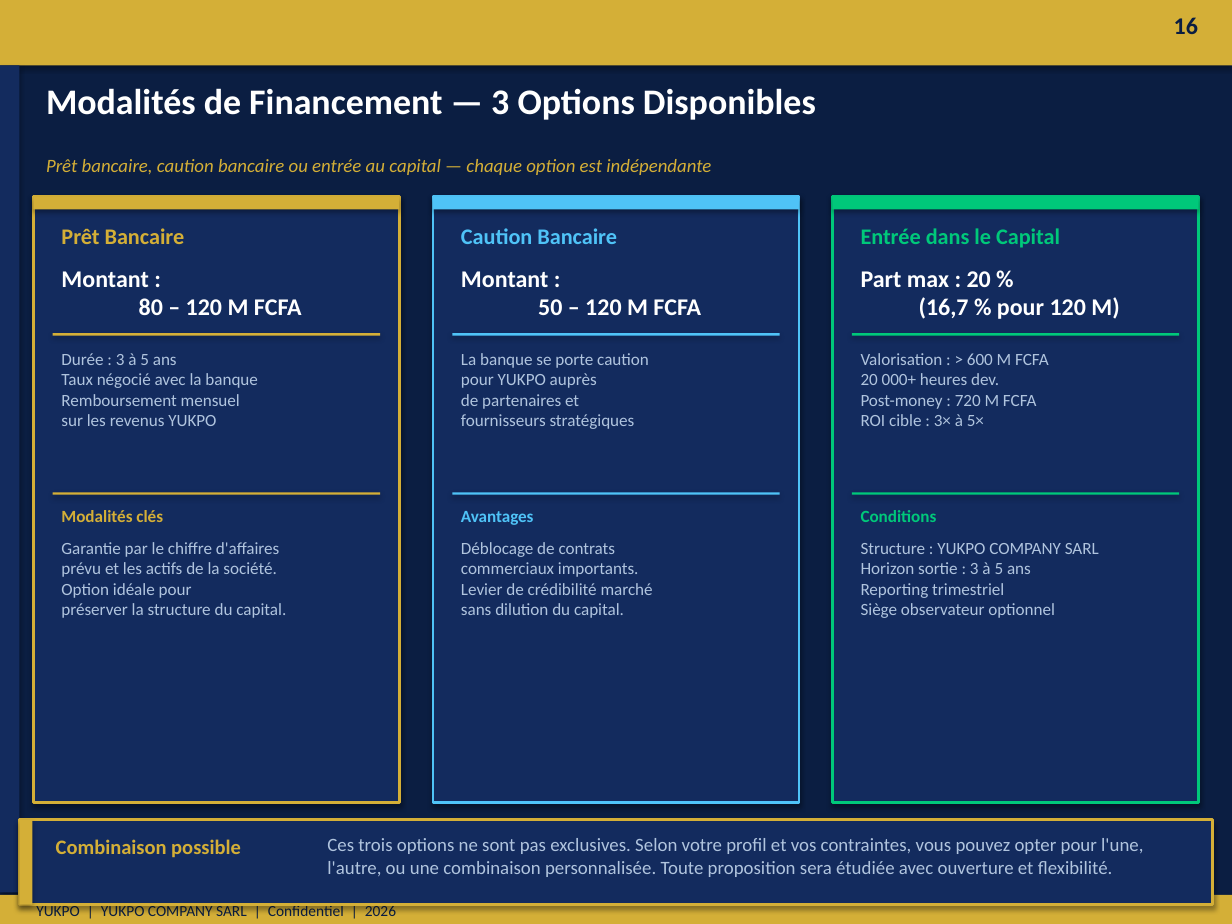
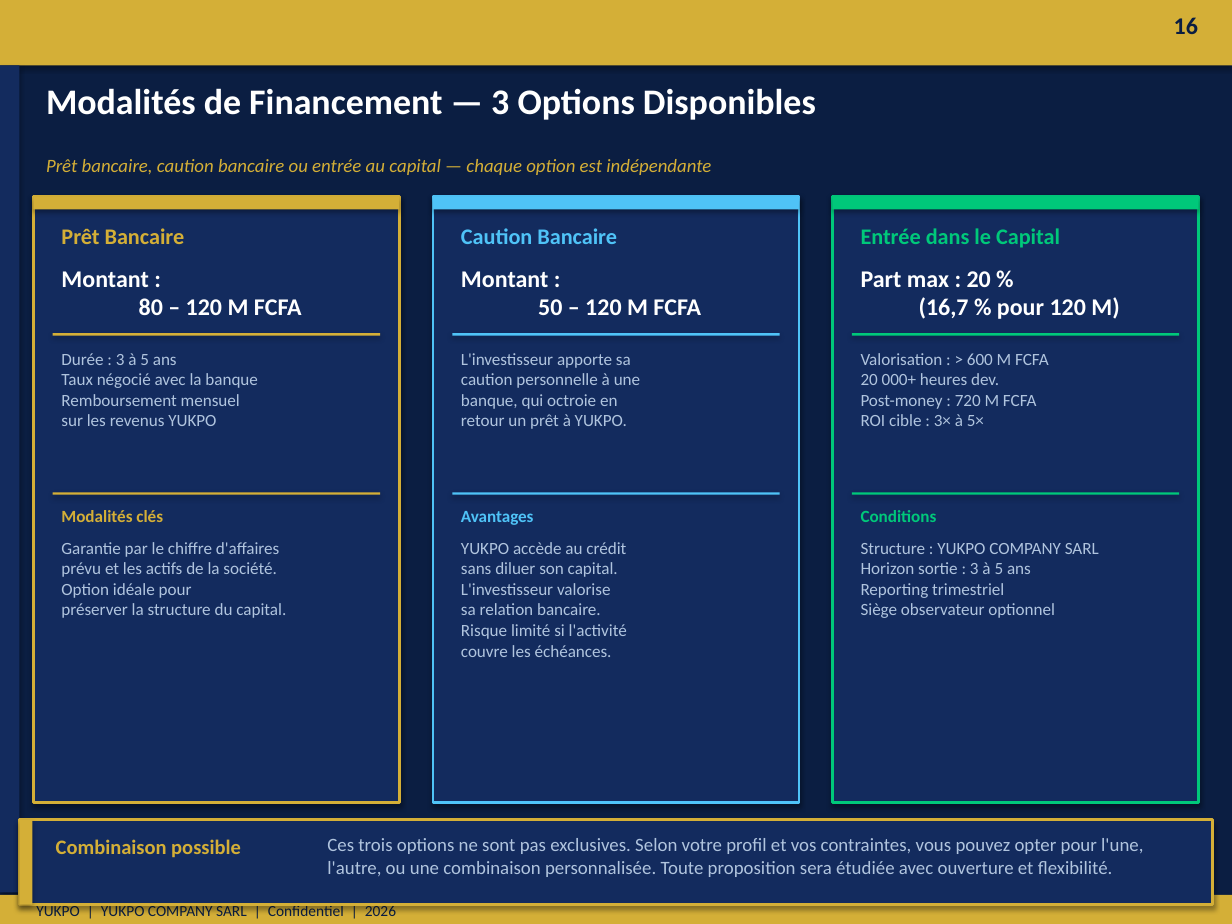
Before and after one commit to Her50/yukpo4, a slide deck: slide 16 of Yukpo_Investisseur_Presentation.pptx. Drawn at 1232x924 pixels with LibreOffice and Linux fonts; fonts in the diff are those of the drawing. Boxes give left, top, right and bottom in pixels: in the first picture for what was removed or moved away, otherwise in the second. Text is boxed around its words. In the diff, an @@ line names an element or a change of style, - is before the commit and + after.

```diff
--- a/Yukpo_Investisseur_Presentation.pptx
+++ b/Yukpo_Investisseur_Presentation.pptx
@@ text at <box>461,353,640,429</box>: text changed @@
-La banque se porte caution
-pour YUKPO auprès
-de partenaires et
-fournisseurs stratégiques
+L'investisseur apporte sa
+caution personnelle à une
+banque, qui octroie en
+retour un prêt à YUKPO.
@@ text at <box>461,542,627,657</box>: text changed @@
-Déblocage de contrats
-commerciaux importants.
-Levier de crédibilité marché
-sans dilution du capital.
+YUKPO accède au crédit
+sans diluer son capital.
+L'investisseur valorise
+sa relation bancaire.
+Risque limité si l'activité
+couvre les échéances.
```
Also in this commit, not shown: 1 other slide changed, 9 other files.
